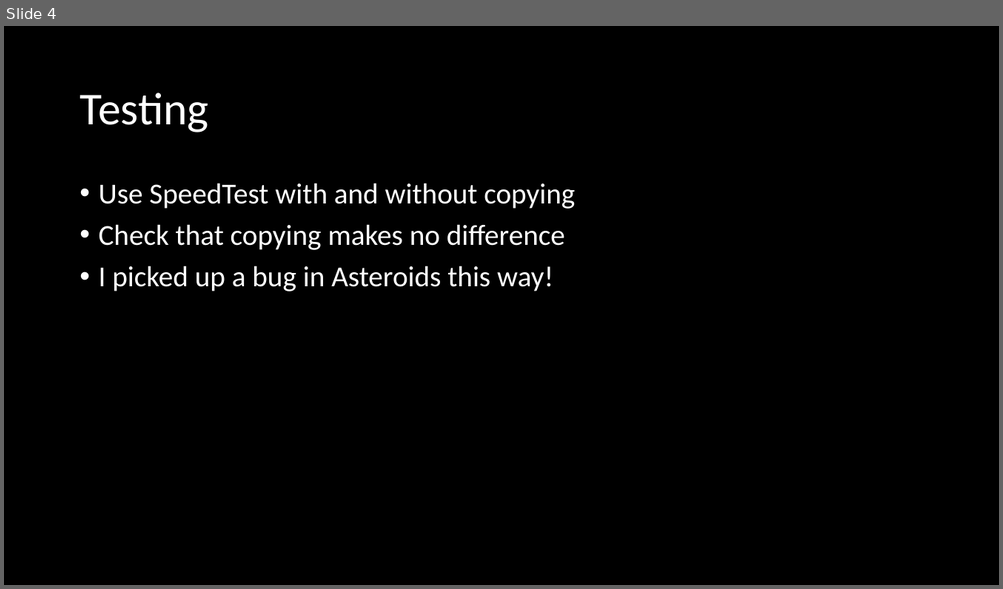
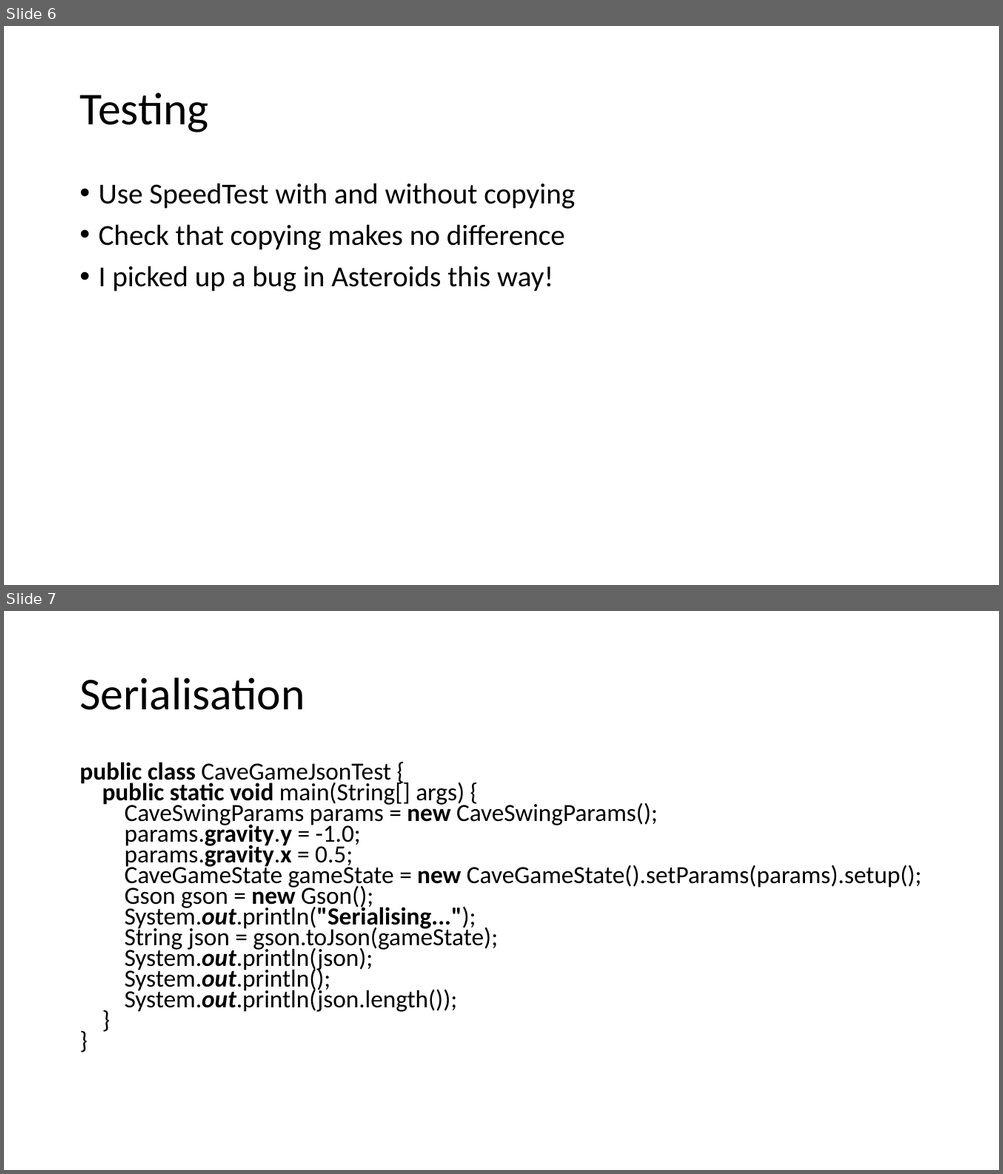
Before and after one commit to GAIGResearch/AIGD2, a slide deck: lectures/Fast Forward Models 2018.pptx. Shown one above the other, each under a label of ours: slide 4 before the commit, slides 6 and 7 after it. The pictures are 1003x589 and 1003x1174 pixels, drawn with LibreOffice and Linux fonts; fonts in the diff are those of the drawing. Boxes give left, top, right and bottom in pixels: in the first picture for what was removed or moved away, otherwise in the second. Text is boxed around its words. In the diff, an @@ line names an element or a change of style, - is before the commit and + after.

Commit message:
Updated slides

```diff
--- a/lectures/Fast Forward Models 2018.pptx
+++ b/lectures/Fast Forward Models 2018.pptx
@@ slide 7 added at (4,611,999,1170), background #FFFFFF @@
@@ title added at (79,678,304,710), 44 pt, text #000000 @@
+Serialisation
@@ text added at (79,762,922,1012), 23.8 pt, text #000000 @@
+public class CaveGameJsonTest {
+public static void main(String[] args) {
+CaveSwingParams params = new CaveSwingParams();
+params.gravity.y = -1.0;
+params.gravity.x = 0.5;
+CaveGameState gameState = new CaveGameState().setParams(params).setup();
+Gson gson = new Gson();
+System.out.println("Serialising...");
+String json = gson.toJson(gameState);
+System.out.println(json);
+System.out.println();
+System.out.println(json.length());
+}
+}
@@ what was slide 4 is now slide 6 @@
@@ slide 6 changed as well @@
@@ background #000000 to #FFFFFF @@
@@ title "Testing" at (79,93,208,133): text colour #FFFFFF to #000000 @@
@@ text "Use SpeedTest with and without ..." at (99,183,575,292): text colour #FFFFFF to #000000 @@
```
Also in this commit, not shown: 4 other slides changed, 1 other slide added.
